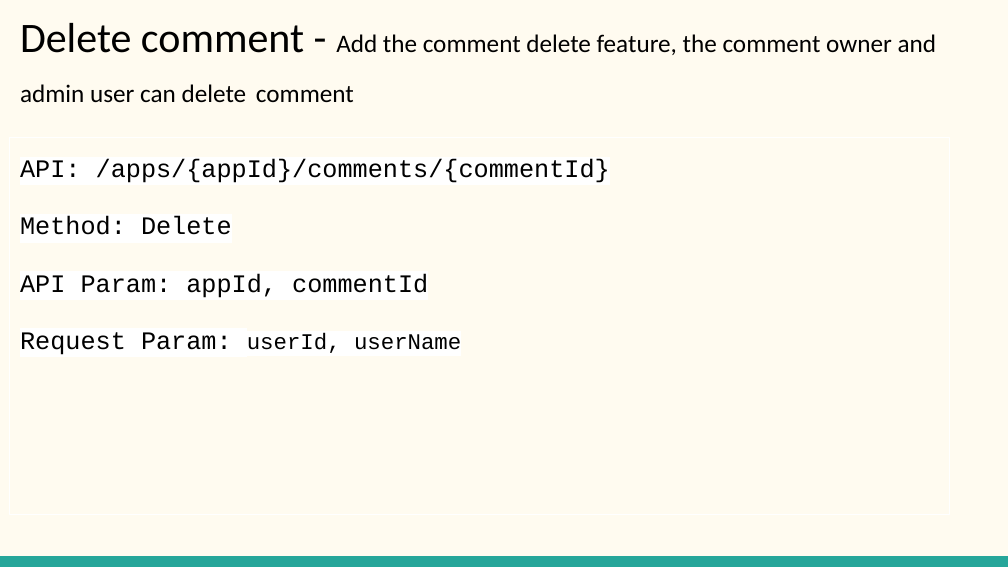
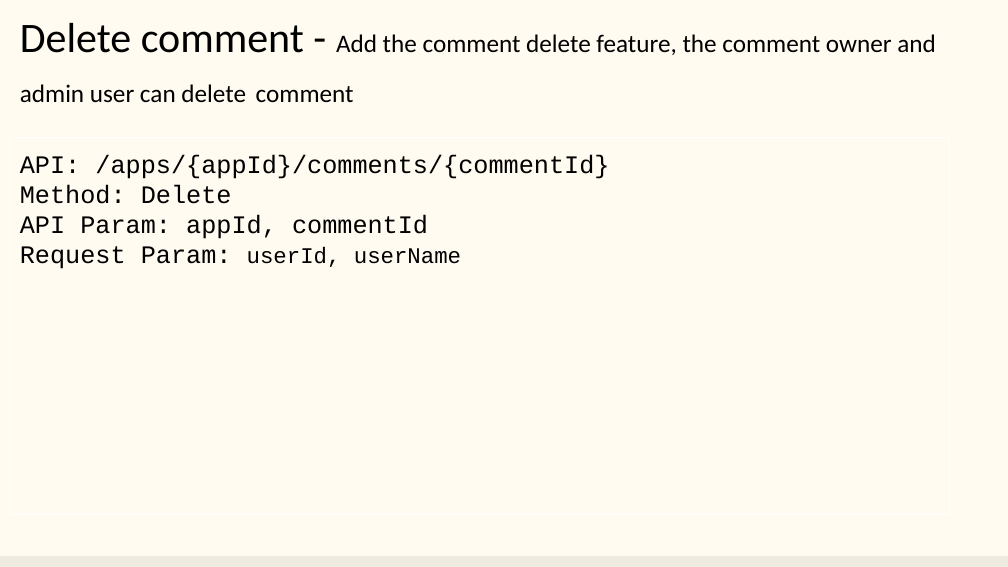
Before and after one commit to EdgeGallery/community, a slide deck: slide 8 of AppStore and Developer Joint PT/Release/Requirement analysis/appstore/Comment Feature.pptx (slide 7 before the commit). Drawn at 1008x567 pixels with LibreOffice and Linux fonts; fonts in the diff are those of the drawing. Boxes give left, top, right and bottom in pixels: in the first picture for what was removed or moved away, otherwise in the second. Text is boxed around its words. In the diff, an @@ line names an element or a change of style, - is before the commit and + after.

```diff
--- a/AppStore and Developer Joint PT/Release/Requirement analysis/appstore/Comment Feature.pptx
+++ b/AppStore and Developer Joint PT/Release/Requirement analysis/appstore/Comment Feature.pptx
@@ rectangle "API: /apps/{appId}/comments/{commentId}" at (10, 138, 950, 515): highlight #FFFFFF to none; line spacing 1.15 to 1; less space between paragraphs; text to rectangle; outline #FFFFFF 0.75 pt to #FFFFFF 0.74 pt @@
@@ rectangle at (0, 556, 1008, 567): fill #26A69A to #EEECE1 @@
```
Also in this commit, not shown: 14 other slides changed, 1 slide added.
